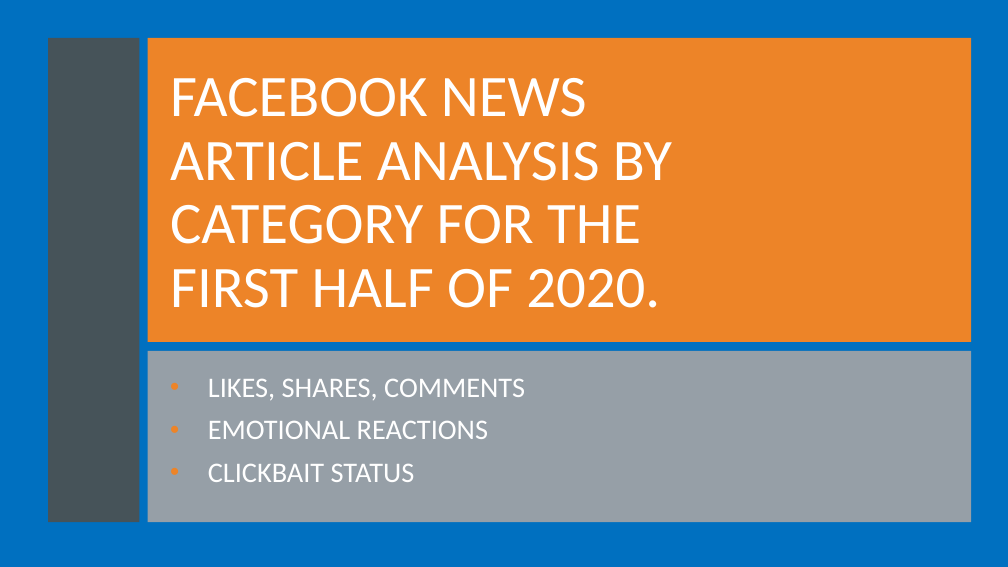
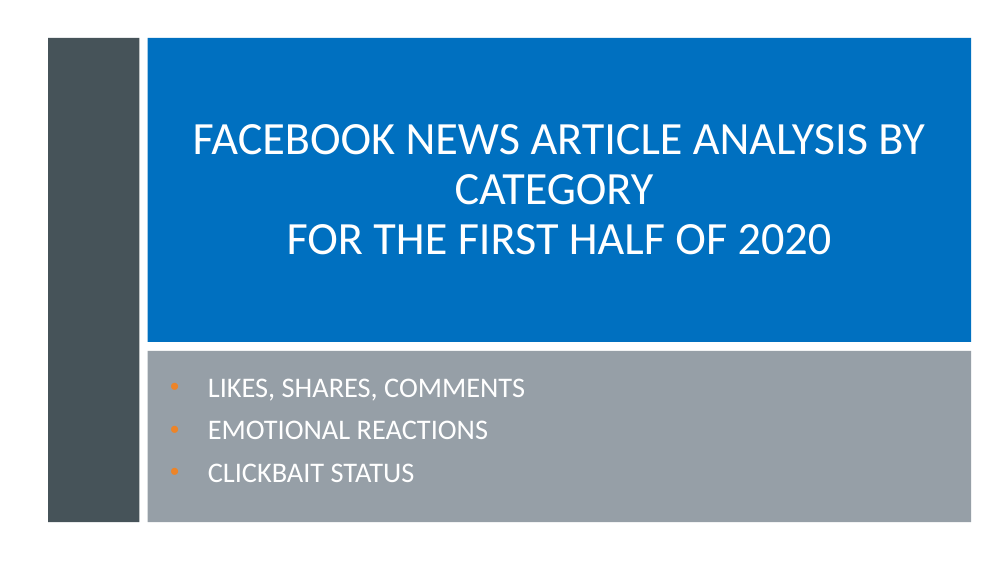
Before and after one commit to jakehtaylor/Classifying-Clickbait-Headlines, a slide deck: slide 1 of Group 9 - Facebook News Article Analysis.pptx. Drawn at 1008x567 pixels with LibreOffice and Linux fonts; fonts in the diff are those of the drawing. Boxes give left, top, right and bottom in pixels: in the first picture for what was removed or moved away, otherwise in the second. Text is boxed around its words. In the diff, an @@ line names an element or a change of style, - is before the commit and + after.

Commit message:
updated powerpoint.

```diff
--- a/Group 9 - Facebook News Article Analysis.pptx
+++ b/Group 9 - Facebook News Article Analysis.pptx
@@ background #0070C0 to #FFFFFF @@
@@ rectangle at <box>0,0,1008,567</box>: fill #0070C0 to #FFFFFF @@
@@ title "FACEBOOK NEWS ARTICLE ANALYSIS BY ...": place and size @@
-title "FACEBOOK NEWS ARTICLE ANALYSIS BY ..." at <box>170,78,672,308</box>
+title "FACEBOOK NEWS ARTICLE ANALYSIS BY ..." at <box>147,38,971,342</box>
@@ title "FACEBOOK NEWS ARTICLE ANALYSIS BY ..." at <box>147,38,971,342</box>: fill none to #0070C0 @@
@@ rectangle removed at <box>147,38,971,342</box> @@
@@ title at <box>193,124,924,255</box>: text changed; size 56 to 44 pt @@
-FACEBOOK NEWS ARTICLE ANALYSIS BY CATEGORY FOR THE FIRST HALF OF 2020.
+FACEBOOK NEWS ARTICLE ANALYSIS BY CATEGORY
+FOR THE FIRST HALF OF 2020
```
Also in this commit, not shown: 3 other slides changed.
